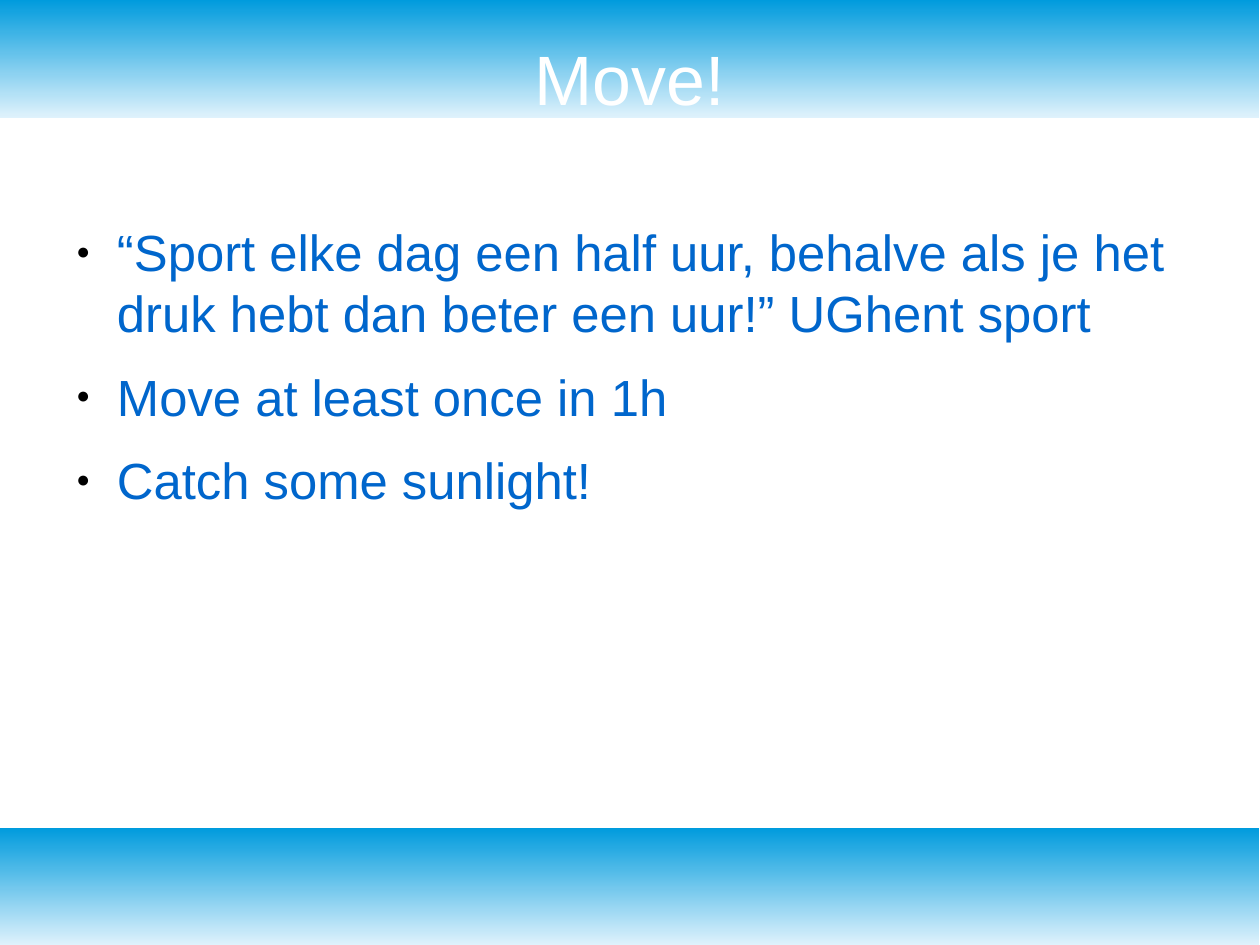
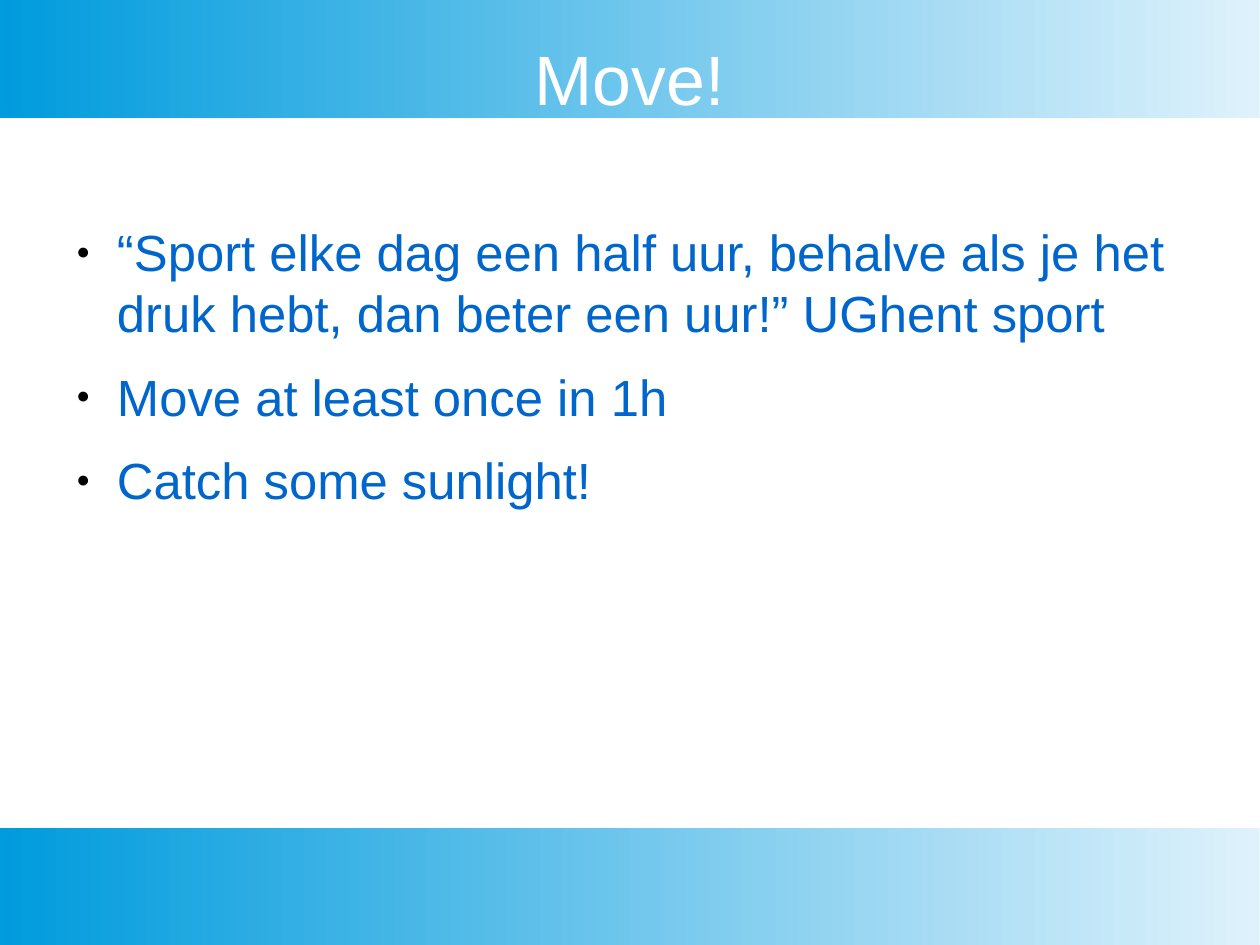
Before and after one commit to CSteigueber/watch-on-health, a slide deck: slide 9 of watch.odp (slide 10 before the commit). Drawn at 1260x945 pixels with LibreOffice and Linux fonts; fonts in the diff are those of the drawing. Boxes give left, top, right and bottom in pixels: in the first picture for what was removed or moved away, otherwise in the second. Text is boxed around its words. In the diff, an @@ line names an element or a change of style, - is before the commit and + after.

```diff
--- a/watch.odp
+++ b/watch.odp
@@ rectangle removed at <box>0,0,1260,118</box> @@
@@ freeform shape added at <box>0,0,1260,118</box>, fill gradient #DFF2FC to #009BDD @@
@@ title "Move!" rewrapped from <box>535,49,725,106</box> to <box>535,57,725,106</box> @@
@@ text at <box>117,234,1165,343</box>: text changed @@
-● “Sport elke dag een half uur, behalve als je het druk hebt dan beter een uur!” UGhent sport
+● “Sport elke dag een half uur, behalve als je het druk hebt, dan beter een uur!” UGhent sport
@@ rectangle removed at <box>0,828,1260,945</box> @@
@@ freeform shape added at <box>0,828,1260,945</box>, fill gradient #DFF2FC to #009BDD @@
```
Also in this commit, not shown: 12 other slides changed, 1 slide removed.
